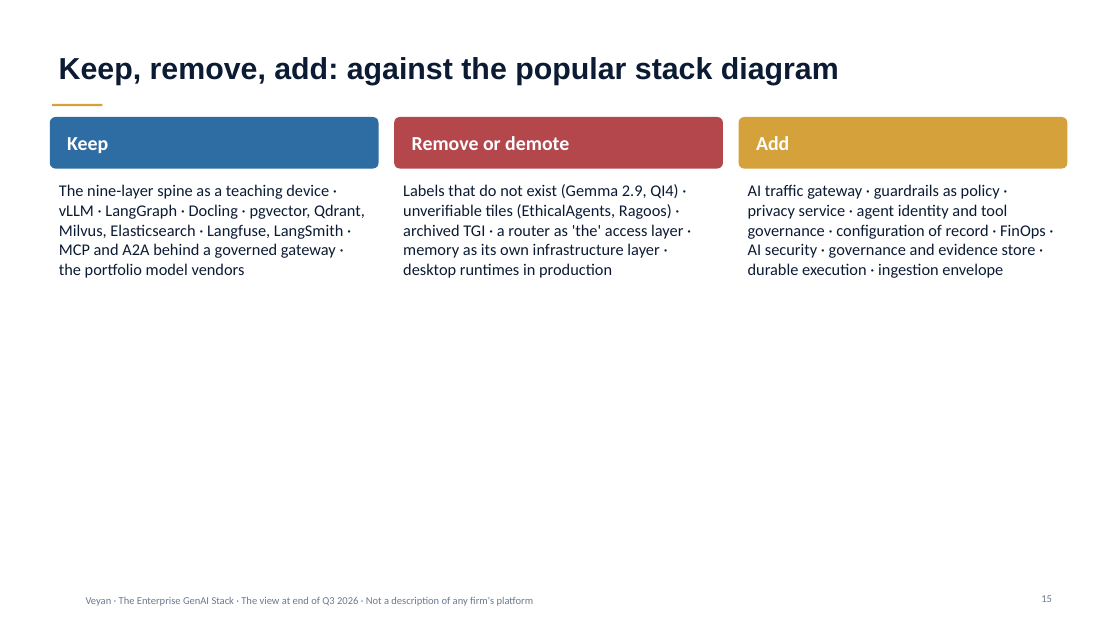
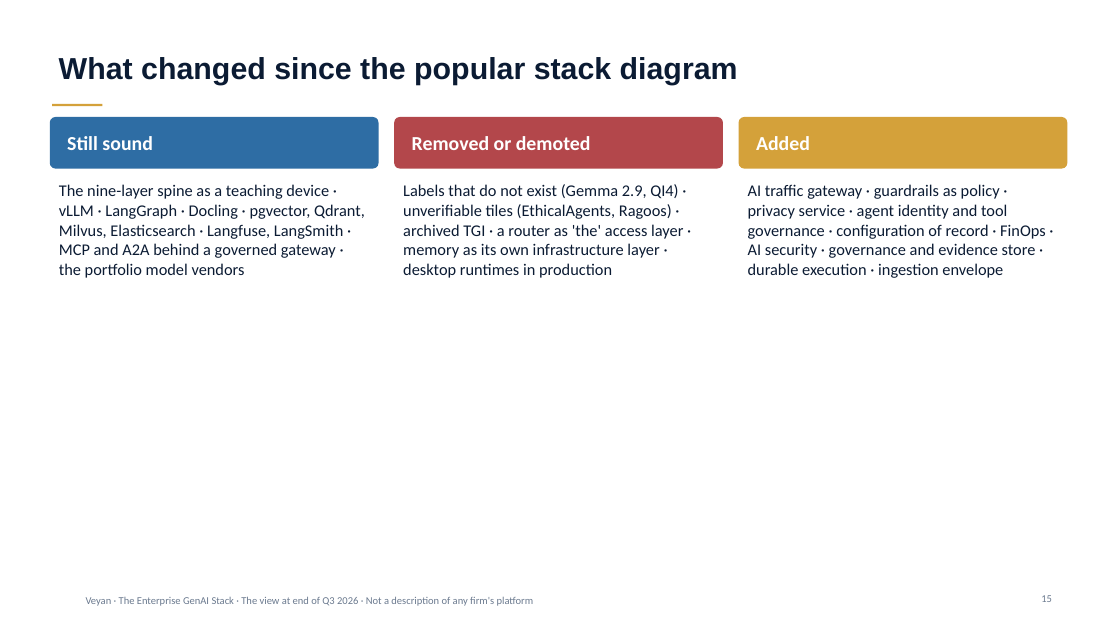
Before and after one commit to gitzerobegin/genai_stack, a slide deck: slide 15 of Enterprise_GenAI_Stack_Oct2026/03_Slides/Executive_Deck.pptx. Drawn at 1120x630 pixels with LibreOffice and Linux fonts; fonts in the diff are those of the drawing; background and template pictures are left out. Boxes give left, top, right and bottom in pixels: in the first picture for what was removed or moved away, otherwise in the second. Text is boxed around its words. In the diff, an @@ line names an element or a change of style, - is before the commit and + after.

```diff
--- a/Enterprise_GenAI_Stack_Oct2026/03_Slides/Executive_Deck.pptx
+++ b/Enterprise_GenAI_Stack_Oct2026/03_Slides/Executive_Deck.pptx
@@ title at (x1=59, y1=57, x2=738, y2=85): text changed @@
-Keep, remove, add: against the popular stack diagram
+What changed since the popular stack diagram
@@ text at (x1=67, y1=136, x2=153, y2=150): text changed @@
-Keep
+Still sound
@@ text at (x1=412, y1=136, x2=591, y2=150): text changed @@
-Remove or demote
+Removed or demoted
@@ text at (x1=756, y1=136, x2=810, y2=150): text changed @@
-Add
+Added
```
Also in this commit, not shown: 22 other slides changed, 58 other files.
